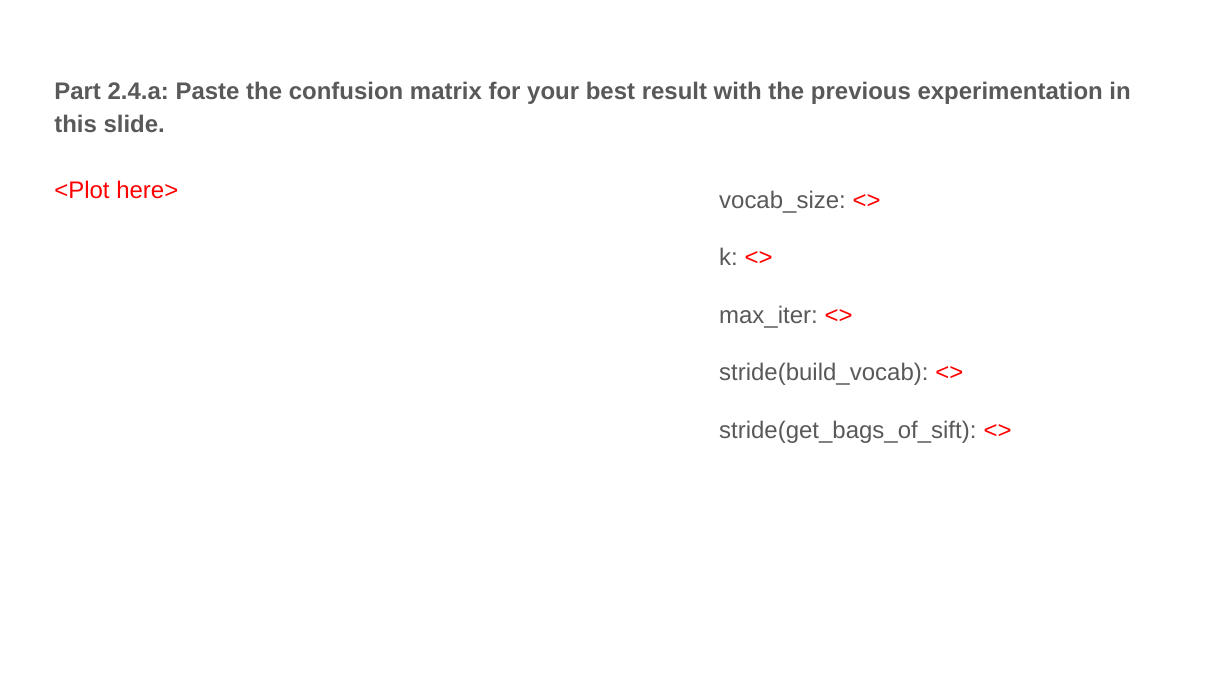
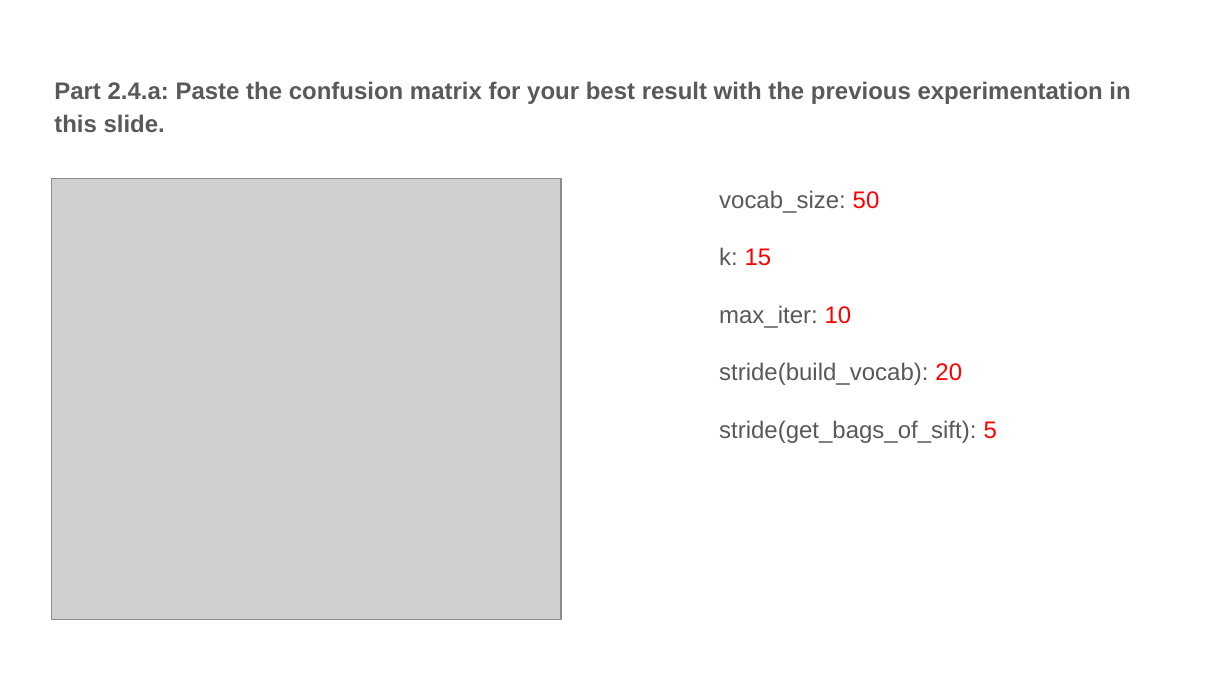
Before and after one commit to dixkheads/computer-vision-homework, a slide deck: slide 10 of hw/ps3/proj3_template.pptx. Drawn at 1232x693 pixels with LibreOffice and Linux fonts; fonts in the diff are those of the drawing; grey boxes stand for pictures. Boxes give left, top, right and bottom in pixels: in the first picture for what was removed or moved away, otherwise in the second. Text is boxed around its words. In the diff, an @@ line names an element or a change of style, - is before the commit and + after.

```diff
--- a/hw/ps3/proj3_template.pptx
+++ b/hw/ps3/proj3_template.pptx
@@ picture added at (52, 179, 561, 620) @@
@@ text at (719, 190, 997, 443): text changed @@
-vocab_size: <>
-k: <>
-max_iter: <>
-stride(build_vocab): <>
-stride(get_bags_of_sift): <>
+vocab_size: 50
+k: 15
+max_iter: 10
+stride(build_vocab): 20
+stride(get_bags_of_sift): 5
```
Also in this commit, not shown: 7 other slides changed, 4 other files.
